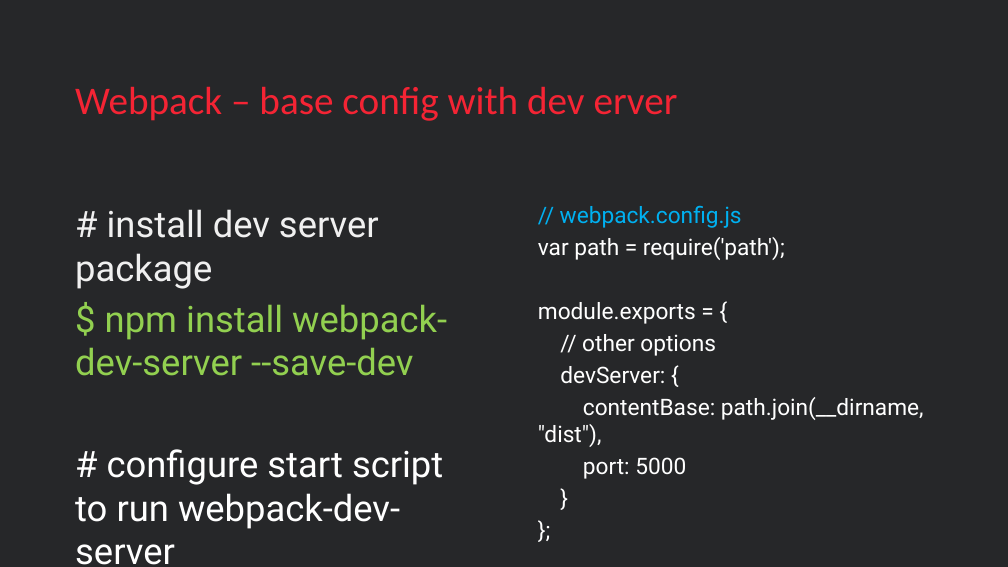
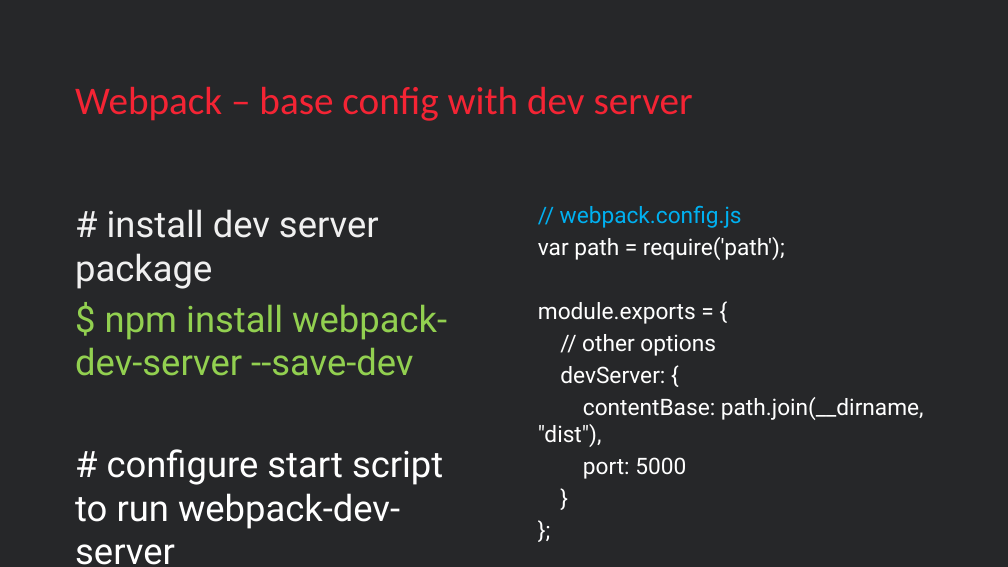
Before and after one commit to vzakanj/webpack-intro, a slide deck: slide 23 of webpack-introduction.pptx. Drawn at 1008x567 pixels with LibreOffice and Linux fonts; fonts in the diff are those of the drawing; background and template pictures are left out. Boxes give left, top, right and bottom in pixels: in the first picture for what was removed or moved away, otherwise in the second. Text is boxed around its words. In the diff, an @@ line names an element or a change of style, - is before the commit and + after.

Commit message:
Fix typos.

```diff
--- a/webpack-introduction.pptx
+++ b/webpack-introduction.pptx
@@ title at (x1=75, y1=86, x2=693, y2=121): text changed @@
-Webpack – base config with dev erver
+Webpack – base config with dev server
```
Also in this commit, not shown: 2 other slides changed.
